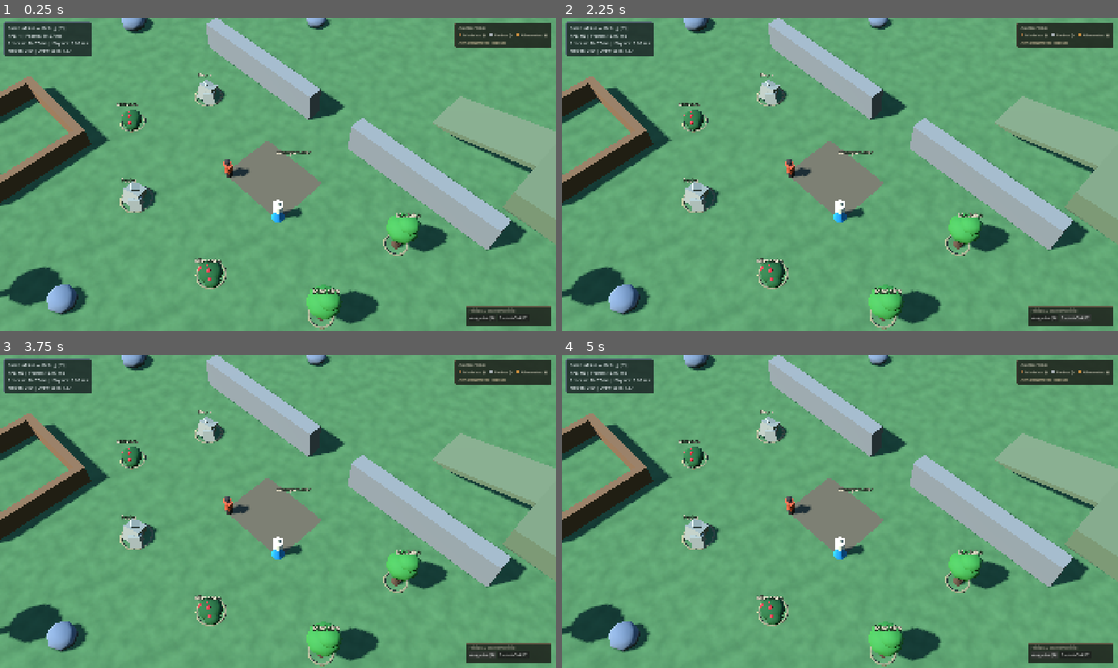
Above: before the commit, frames 1-4 (two rows, left to right).
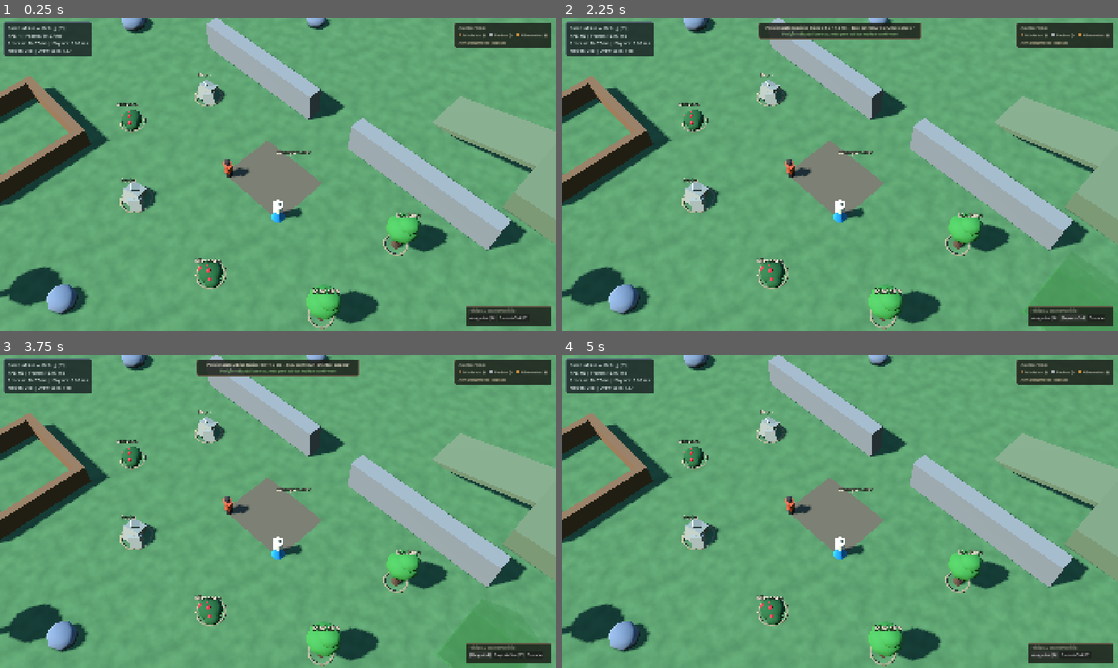
Above: after the commit, the same moments.

Repository: Julian0s/Dawn-of-Kin
Game: Godot game, scene res://src/main/main.tscn
Two runs of this game, one before a commit and one after it. Both use one fixed random seed, a clock stepped at 60 frames per second and the inputs below.
Inputs (mouse positions are in pixels of both pictures, inside the frame that each line leads up to):
- Up to frame 1 (0.25 s): no input
- Up to frame 2 (2.25 s): click "Abrigo 4×4 [F6]" at 0.5 s; click (1095, 318) at 1.25 s, where only the run after the commit has a clickable "Cancelar"; click "Depósito 5×4 [F7]" at 2 s
- Up to frame 3 (3.75 s): click (511, 655) at 2.75 s, where only the run after the commit has a clickable "[Depósito 5×4]"; click "Abrigo 4×4 [F6]" at 3.5 s
- Up to frame 4 (5 s): click (1040, 655) at 4.25 s, where only the run after the commit has a clickable "[Abrigo 4×4]"

The runs differ from the first frame. In frame 1, less than 0.1% of the frame differs, in the area x 5-6%, y 10-11%; in frame 2, 2.2%, in the area x 5-100%, y 1-100%; in frame 3, 2.1%; in frame 4, less than 0.1%.
Error before the commit: Parse Error: Too many arguments for "configure()" call. Expected at most 6 but received 7. (res://src/main/main.gd:72)

Commit message:
T3.2-R1: async confirm handling and dynamic stationary-cursor hover refresh

Diff:
--- a/src/buildings/placement_controller.gd
+++ b/src/buildings/placement_controller.gd
@@ -17,12 +17,18 @@
 )
 signal hover_state_changed(valid: bool, reason_text: String, world_position: Vector3)
 
+const DYNAMIC_HOVER_REFRESH_INTERVAL_SEC: float = 0.12
+
+@export var use_async_confirm: bool = true
+
 var _camera_rig: RtsCameraRig = null
 var _region_root: Node = null
 var _world_navigation: WorldNavigation = null
 var _camp_storage_zone: CampStorageZone = null
 var _ground_pile_manager: GroundPileManager = null
 var _preview_parent: Node3D = null
+var _units_root: Node = null
+var _piles_root: Node = null
 var _connectivity_checkpoints: Array[Vector3] = []
 
 var _validator: PlacementValidator = PlacementValidator.new()
@@ -32,9 +38,14 @@
 var _active: bool = false
 var _active_definition: BuildingDefinition = null
 var _left_click_armed: bool = false
+var _confirm_in_flight: bool = false
+var _confirm_generation: int = 0
+var _active_confirm_token: WorldNavigation.AsyncBakeToken = null
 var _last_pointer_pos: Vector2 = Vector2.ZERO
 var _has_pointer_pos: bool = false
 var _pointer_dirty: bool = false
+var _world_dirty: bool = false
+var _dynamic_refresh_elapsed_sec: float = 0.0
 var _last_camera_focus: Vector2 = Vector2(INF, INF)
 var _last_camera_zoom: float = INF
 var _last_ground_y: float = 0.0
@@ -49,6 +60,8 @@
 
 
 func _exit_tree() -> void:
+	_cancel_pending_confirm()
+	_disconnect_world_signals()
 	if _preview != null and is_instance_valid(_preview):
 		_preview.visible = false
 		_preview.queue_free()
@@ -57,7 +70,7 @@
 	_active_definition = null
 
 
-func _process(_delta: float) -> void:
+func _process(delta: float) -> void:
 	if not _active or _active_definition == null:
 		set_process(false)
 		return
@@ -73,8 +86,13 @@
 			_last_camera_zoom = zoom
 			cam_moved = true
 
-	if _pointer_dirty or cam_moved:
+	_dynamic_refresh_elapsed_sec += maxf(delta, 0.0)
+	var periodic_due: bool = _dynamic_refresh_elapsed_sec >= DYNAMIC_HOVER_REFRESH_INTERVAL_SEC
+
+	if _pointer_dirty or cam_moved or _world_dirty or periodic_due:
 		_pointer_dirty = false
+		_world_dirty = false
+		_dynamic_refresh_elapsed_sec = 0.0
 		update_preview_at_screen_pos(_last_pointer_pos)
 
 
@@ -84,15 +102,31 @@
 	world_navigation: WorldNavigation,
 	camp_storage_zone: CampStorageZone = null,
 	ground_pile_manager: GroundPileManager = null,
-	preview_parent: Node3D = null
+	preview_parent: Node3D = null,
+	units_root: Node = null,
+	piles_root: Node = null
 ) -> void:
+	_disconnect_world_signals()
 	_camera_rig = camera_rig
 	_region_root = region_root
 	_world_navigation = world_navigation
 	_camp_storage_zone = camp_storage_zone
 	_ground_pile_manager = ground_pile_manager
 	_preview_parent = preview_parent if preview_parent != null else (region_root as Node3D)
+	_units_root = units_root
+	_piles_root = piles_root
+	_connect_world_signals()
 	_ensure_preview_node()
+
+
+func set_units_root(units_root: Node) -> void:
+	_units_root = units_root
+	_world_dirty = true
+
+
+func set_piles_root(piles_root: Node) -> void:
+	_piles_root = piles_root
+	_world_dirty = true
 
 
 func set_connectivity_checkpoints(checkpoints: Array[Vector3]) -> void:
@@ -107,11 +141,14 @@
 	if definition == null or not definition.is_valid():
 		return false
 
+	_cancel_pending_confirm()
 	_ensure_preview_node()
 	_active = true
 	_active_definition = definition
 	_left_click_armed = false
 	_last_hover_result = null
+	_world_dirty = false
+	_dynamic_refresh_elapsed_sec = 0.0
 	_last_camera_focus = Vector2(INF, INF)
 	_last_camera_zoom = INF
 	set_process(true)
@@ -135,11 +172,13 @@
 func cancel_placement() -> void:
 	if not _active:
 		return
+	_cancel_pending_confirm()
 	var cancelled_def: BuildingDefinition = _active_definition
 	_active = false
 	_active_definition = null
 	_left_click_armed = false
 	_pointer_dirty = false
+	_world_dirty = false
 	set_process(false)
 	if _preview != null and is_instance_valid(_preview):
 		_preview.hide_preview()
@@ -148,6 +187,10 @@
 
 func is_placement_active() -> bool:
 	return _active and _active_definition != null
+
+
+func is_confirm_pending() -> bool:
+	return _confirm_in_flight
 
 
 func get_active_definition() -> BuildingDefinition:
@@ -178,8 +221,23 @@
 		_ground_pile_manager,
 		[],
 		[],
-		_connectivity_checkpoints
+		_connectivity_checkpoints,
+		_units_root,
+		_piles_root
 	)
+
+
+func invalidate_hover() -> void:
+	_world_dirty = true
+
+
+func force_refresh_preview() -> PlacementValidator.ValidationResult:
+	if not is_placement_active() or not _has_pointer_pos:
+		return null
+	_pointer_dirty = false
+	_world_dirty = false
+	_dynamic_refresh_elapsed_sec = 0.0
+	return update_preview_at_screen_pos(_last_pointer_pos)
 
 
 ## Returns true if the input event was exclusively consumed by placement mode.
@@ -255,35 +313,101 @@
 
 
 func confirm_at_world_pos(world_pos: Vector3) -> PlacementValidator.ValidationResult:
-	if not is_placement_active():
+	if not is_placement_active() or _confirm_in_flight:
 		return null
 
 	var target_def: BuildingDefinition = _active_definition
 	var ctx: PlacementValidator.ValidationContext = build_validation_context()
-	var result: PlacementValidator.ValidationResult = _validator.validate_confirm(target_def, world_pos, ctx)
+	if not use_async_confirm:
+		var sync_result: PlacementValidator.ValidationResult = _validator.validate_confirm(target_def, world_pos, ctx)
+		_apply_confirm_outcome(target_def, world_pos, sync_result)
+		return sync_result
+
+	_confirm_in_flight = true
+	_confirm_generation += 1
+	var req_generation: int = _confirm_generation
+	var sync_returned: Array[PlacementValidator.ValidationResult] = [null]
+
+	_active_confirm_token = _validator.validate_confirm_async(
+		target_def,
+		world_pos,
+		ctx,
+		func(async_result: PlacementValidator.ValidationResult) -> void:
+			sync_returned[0] = async_result
+			if not is_instance_valid(self) or not is_inside_tree():
+				return
+			if req_generation != _confirm_generation:
+				return
+			_confirm_in_flight = false
+			_active_confirm_token = null
+			if not is_placement_active() or _active_definition != target_def:
+				return
+			_apply_confirm_outcome(target_def, world_pos, async_result)
+	)
+
+	if _active_confirm_token == null:
+		_confirm_in_flight = false
+	return sync_returned[0]
+
+
+func _apply_confirm_outcome(
+	target_def: BuildingDefinition,
+	world_pos: Vector3,
+	result: PlacementValidator.ValidationResult
+) -> void:
 	_last_confirm_result = result
-
-	if result.valid:
+	if result != null and result.valid:
 		_last_ground_y = result.resolved_position.y
 		_active = false
 		_active_definition = null
 		_left_click_armed = false
 		_pointer_dirty = false
+		_world_dirty = false
 		set_process(false)
 		_ensure_preview_node()
 		if _preview != null:
 			_preview.show_confirmation_pulse(target_def, result.resolved_position)
 		placement_confirmed.emit(target_def, result.resolved_position, result)
-		return result
+		return
 
 	_ensure_preview_node()
+	var reason_txt: String = result.reason_text if result != null else "Posição inválida."
 	if _preview != null:
-		var display_pos: Vector3 = result.resolved_position if result.resolved_position.is_finite() else world_pos
+		var display_pos: Vector3 = result.resolved_position if (result != null and result.resolved_position.is_finite()) else world_pos
 		if display_pos.is_finite():
 			_preview.show_preview(target_def, display_pos, false)
-	hover_state_changed.emit(false, result.reason_text, world_pos)
+	hover_state_changed.emit(false, reason_txt, world_pos)
 	placement_rejected.emit(target_def, world_pos, result)
-	return result
+
+
+func _cancel_pending_confirm() -> void:
+	_confirm_generation += 1
+	_confirm_in_flight = false
+	if _active_confirm_token != null:
+		_active_confirm_token.cancel()
+		_active_confirm_token = null
+
+
+func _connect_world_signals() -> void:
+	if _ground_pile_manager != null and is_instance_valid(_ground_pile_manager):
+		if not _ground_pile_manager.storage_changed.is_connected(_on_world_state_invalidated):
+			_ground_pile_manager.storage_changed.connect(_on_world_state_invalidated)
+	if _world_navigation != null and is_instance_valid(_world_navigation):
+		if not _world_navigation.navigation_ready.is_connected(_on_world_state_invalidated):
+			_world_navigation.navigation_ready.connect(_on_world_state_invalidated)
+
+
+func _disconnect_world_signals() -> void:
+	if _ground_pile_manager != null and is_instance_valid(_ground_pile_manager):
+		if _ground_pile_manager.storage_changed.is_connected(_on_world_state_invalidated):
+			_ground_pile_manager.storage_changed.disconnect(_on_world_state_invalidated)
+	if _world_navigation != null and is_instance_valid(_world_navigation):
+		if _world_navigation.navigation_ready.is_connected(_on_world_state_invalidated):
+			_world_navigation.navigation_ready.disconnect(_on_world_state_invalidated)
+
+
+func _on_world_state_invalidated() -> void:
+	_world_dirty = true
 
 
 func _ensure_preview_node() -> void:
